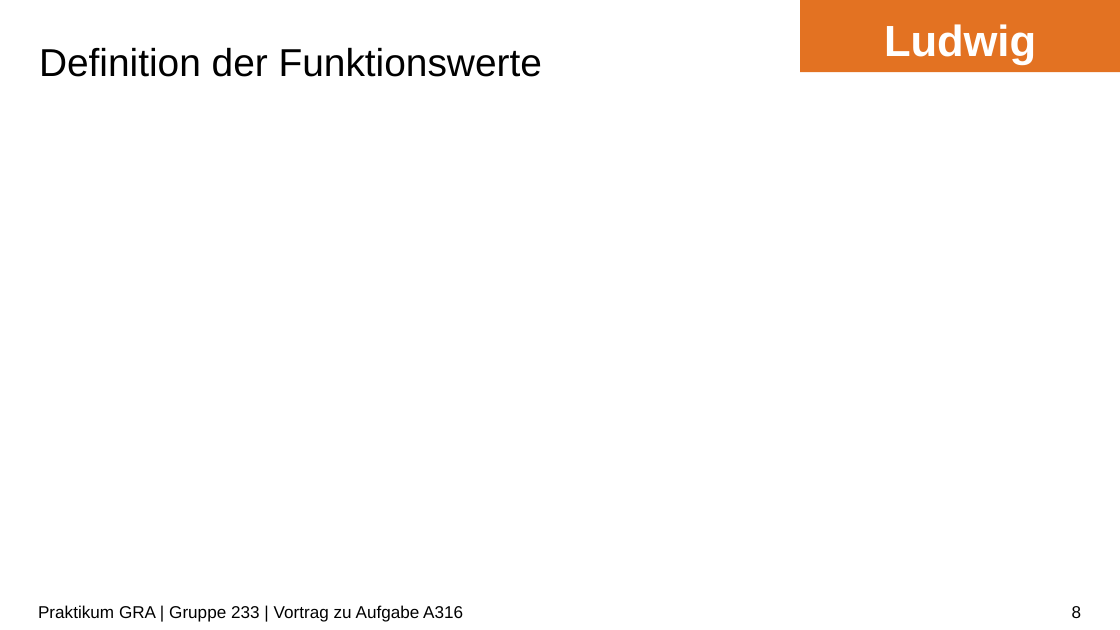
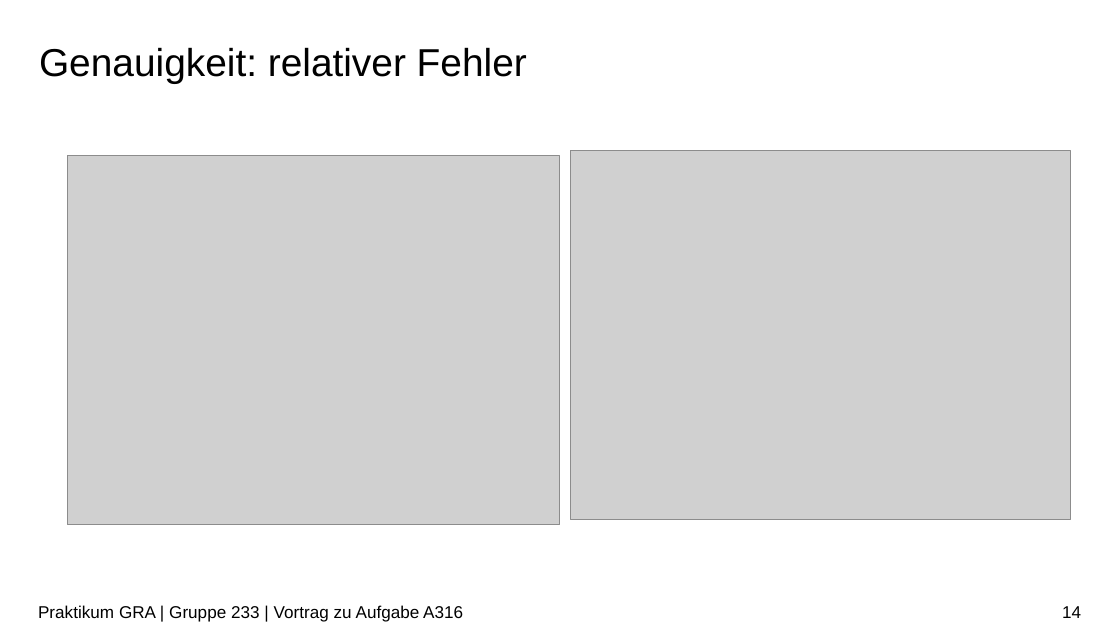
Before and after one commit to ludwiggr/ArSinH, a slide deck: slide 14 of Vortrag/Vortrag.pptx (slide 8 before the commit). Drawn at 1120x630 pixels with LibreOffice and Linux fonts; fonts in the diff are those of the drawing; grey boxes stand for pictures; background and template pictures are left out. Boxes give left, top, right and bottom in pixels: in the first picture for what was removed or moved away, otherwise in the second. Text is boxed around its words. In the diff, an @@ line names an element or a change of style, - is before the commit and + after.

```diff
--- a/Vortrag/Vortrag.pptx
+++ b/Vortrag/Vortrag.pptx
@@ rectangle removed at [800,0,1120,72] @@
-Ludwig
@@ title at [39,47,527,83]: text changed @@
-Definition der Funktionswerte
+Genauigkeit: relativer Fehler
@@ picture added at [67,156,560,525] @@
@@ picture added at [571,151,1071,521] @@
@@ page number at [1062,606,1081,618]: text changed @@
-8
+14
```
Also in this commit, not shown: 16 other slides changed, 4 slides added, 7 slides removed, 1 other file.
